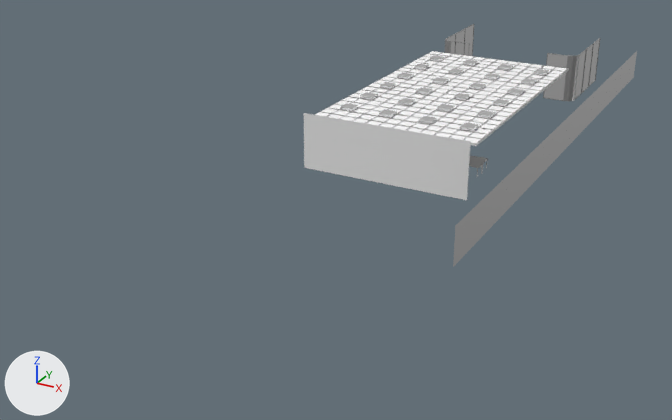
What one commit did to the Blender file Assets/Models/Lobby.blend.
One viewpoint serves both versions: a camera (50 mm lens) standing at (23.0, -58.7, 21.3) and looking at (-3.1, -11.4, -2.3). Arrows for +X, +Y and +Z are at lower left; the lights stay in place.
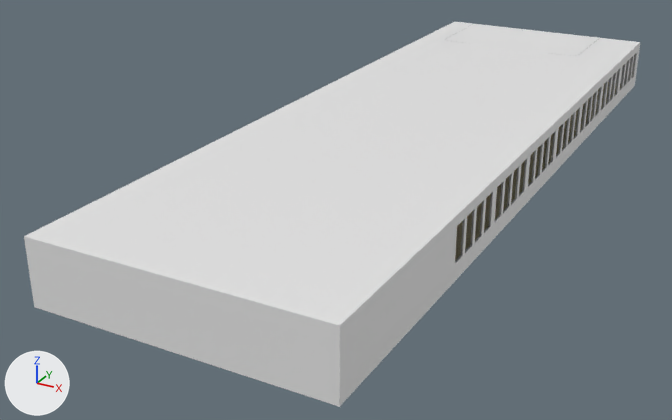
Boxes [x1, y1, x2, y2] around the edits, measured in the pictures (672 x 420 px):
'Cube', shown
    after: [24, 22, 640, 407]
'Cube.001', unchanged, covered by the edit
    before: [315, 51, 569, 146]
'Cube.008', unchanged, covered by the edit
    before: [304, 113, 471, 200]
'Cube.002', unchanged, covered by the edit
    before: [447, 25, 600, 100]

Patch to the scene script:
```diff
--- a/Assets/Models/Lobby.blend.py
+++ b/Assets/Models/Lobby.blend.py
@@ ob_cube @@
 _m = ob_cube.modifiers.new('Boolean', 'BOOLEAN')
 _m.solver = 'FLOAT'
-ob_cube.hide_set(True)
```
